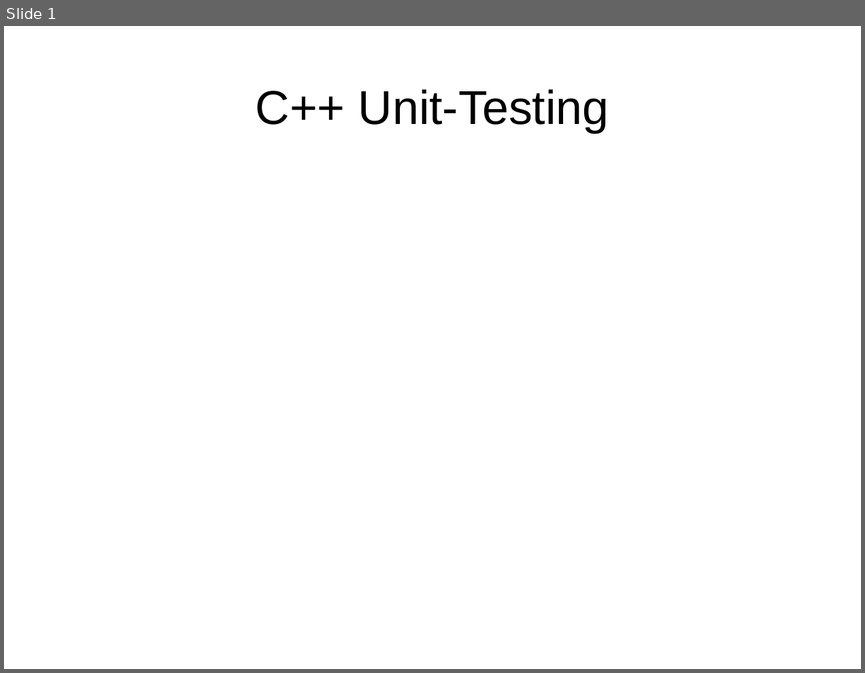
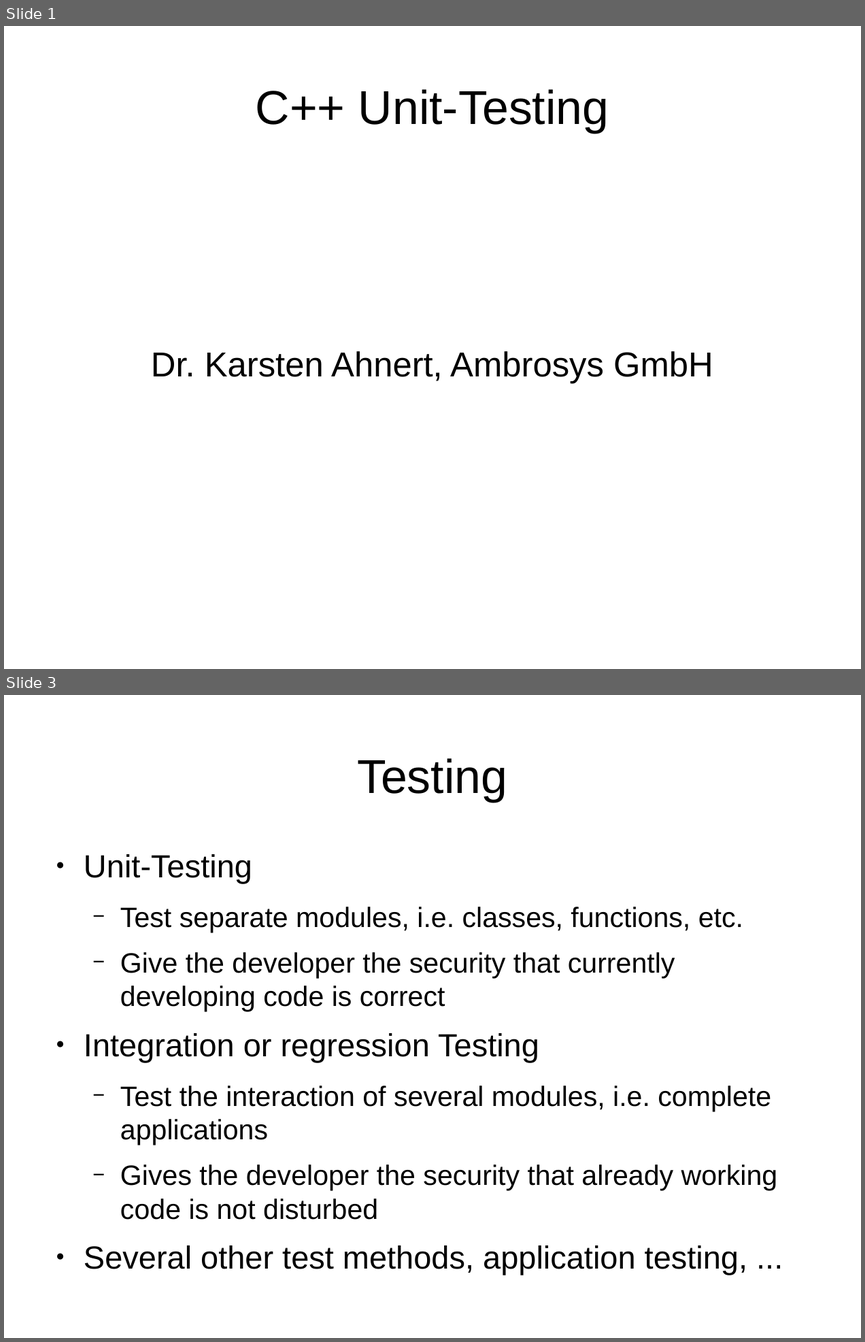
Before and after one commit to headmyshoulder/stuff, a slide deck: cppug_testing/Talk.odp. Shown one above the other, each under a label of ours: slide 1 before the commit, slides 1 and 3 after it; the slides between them are not shown. The pictures are 865x673 and 865x1342 pixels, drawn with LibreOffice and Linux fonts; fonts in the diff are those of the drawing. Boxes give left, top, right and bottom in pixels: in the first picture for what was removed or moved away, otherwise in the second. Text is boxed around its words. In the diff, an @@ line names an element or a change of style, - is before the commit and + after.

```diff
--- a/cppug_testing/Talk.odp
+++ b/cppug_testing/Talk.odp
@@ slide 3 added at (4,695,861,1338), background #FFFFFF @@
@@ title added at (357,758,507,802), 44 pt, text #000000 @@
+Testing
@@ text added at (84,854,778,1274), 25.9 pt, text #000000 @@
+● Unit-Testing
+  − Test separate modules, i.e. classes, functions, etc.
+  − Give the developer the security that currently developing code is correct
+● Integration or regression Testing
+  − Test the interaction of several modules, i.e. complete applications
+  − Gives the developer the security that already working code is not disturbed
+● Several other test methods, application testing, ...
@@ slide 1 changed as well @@
@@ subtitle added at (151,351,713,384), 32 pt, text #000000 @@
+Dr. Karsten Ahnert, Ambrosys GmbH
```
Also in this commit, not shown: 5 other slides added, 1 other file.
